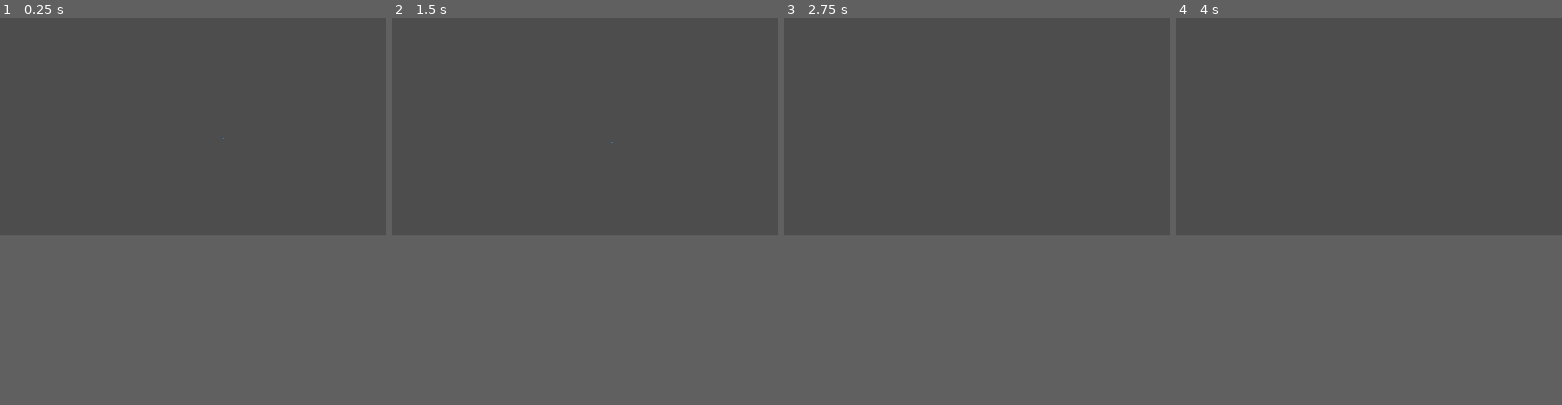
Above: before the commit, frames 1-4 (left to right).
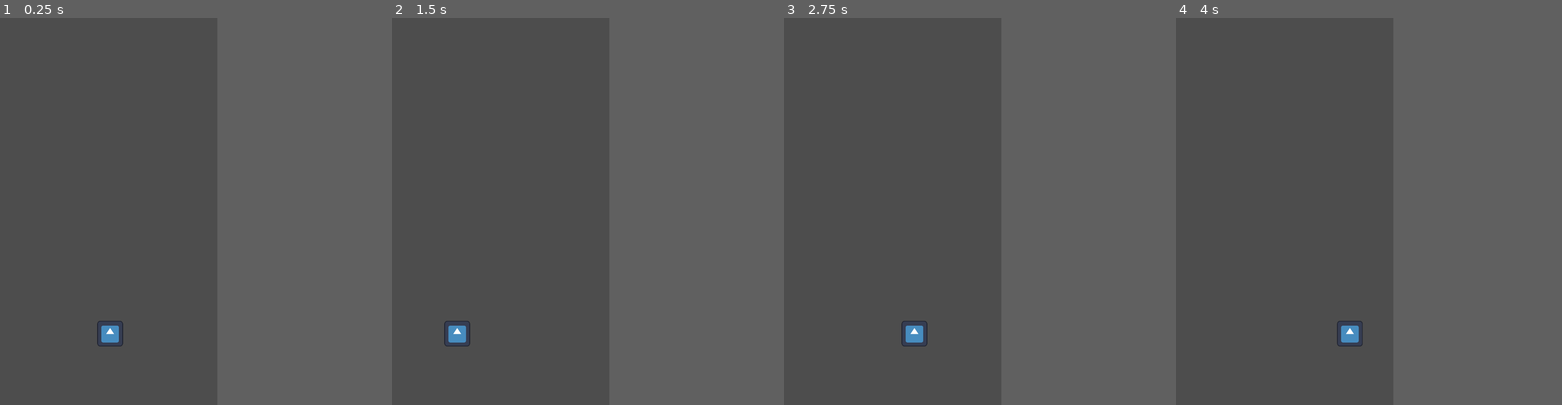
Above: after the commit, the same moments.

Repository: AstralTurtle/mhc-1-final
Game: Godot game, scene res://world.tscn
Same seed, same stepped clock (60 frames per second), same inputs: the game is played once before the commit and once after it. The engine's default icon, where the game draws it, is replaced by a stand-in: a white triangle on a blue panel in a dark square.
Inputs (mouse positions are in pixels of both pictures, inside the frame that each line leads up to):
- Up to frame 1 (0.25 s): no input
- Up to frame 2 (1.5 s): tap Enter at 0.5 s; move the mouse to (669, 114) at 0.52 s; hold Right (ui_right) 0.53-1.28 s; tap Space at 1.25 s; move the mouse to (507, 137) at 1.27 s; hold Down (ui_down) from 1.28 s (still down)
- Up to frame 3 (2.75 s): tap Enter at 2 s; move the mouse to (1015, 79) at 2.02 s; release Down (ui_down) at 2.03 s; hold Right (ui_right) from 2.03 s (still down)
- Up to frame 4 (4 s): tap Space at 2.75 s; move the mouse to (1349, 168) at 2.77 s; release Right (ui_right) at 2.78 s; hold Up (ui_up) 2.78-3.53 s; tap Enter at 3.5 s; move the mouse to (1484, 157) at 3.52 s; hold Left (ui_left) from 3.53 s (still down)
In our replay, the window is 799x449 before the commit and 450x800 after it. These sizes can differ from the game's own. Grey fills any space a smaller window leaves; there, only what the larger window draws over its background counts as a difference.

The runs differ from the first frame. In frame 1, 0.3% of the frame differs, in the area x 25-59%, y 31-85%; in frame 2, 0.3%, in the area x 13-58%, y 31-85%; in frame 3, 0.3%; in frame 4, 0.3%.

Commit message:
player controls (pc, maybe mobile?)

Diff:
--- /dev/null
+++ b/Player/player_horde.gd
@@ -0,0 +1,28 @@
+extends Node2D
+
+@onready var target_location: int = position.x
+
+@export var speed: float = 100.0
+
+@onready var cam: Camera2D = get_tree().root.get_node('World/Camera2D')
+
+
+# Called when the node enters the scene tree for the first time.
+func _ready() -> void:
+	pass # Replace with function body.
+# Debug the mouse position
+#func _draw():
+	#draw_circle(get_viewport().get_mouse_position(), 5, Color.RED)
+	#draw_circle(cam.get_screen_to_world(get_viewport().get_mouse_position()), 5 , Color.BLUE)
+
+
+# Called every frame. 'delta' is the elapsed time since the previous frame.
+func _physics_process(delta: float) -> void:
+	global_position.x = move_toward(global_position.x, target_location, speed)
+	#_draw()
+
+func _input(event: InputEvent) -> void:
+	if event is InputEventScreenDrag:
+		target_location = event.position.x
+	if event is InputEventMouseMotion:
+		target_location = get_global_mouse_position().x
--- /dev/null
+++ b/Player/player_horde.tscn
@@ -0,0 +1,10 @@
+[gd_scene load_steps=3 format=3 uid="uid://bwqxue42mfl4u"]
+
+[ext_resource type="Script" path="res://Player/player_horde.gd" id="1_drcei"]
+[ext_resource type="Texture2D" uid="uid://dq64r162jui7p" path="res://icon.svg" id="1_hblm2"]
+
+[node name="PlayerHorde" type="Node2D"]
+script = ExtResource("1_drcei")
+
+[node name="Sprite2D" type="Sprite2D" parent="."]
+texture = ExtResource("1_hblm2")
--- a/body.tscn
+++ /dev/null
@@ -1,20 +0,0 @@
-[gd_scene load_steps=4 format=3 uid="uid://b6ksmedhurv24"]
-
-[ext_resource type="Script" path="res://car.gd" id="1_6k6sm"]
-[ext_resource type="Texture2D" uid="uid://dq64r162jui7p" path="res://icon.svg" id="2_pi8x6"]
-
-[sub_resource type="RectangleShape2D" id="RectangleShape2D_bnd1u"]
-
-[node name="CharacterBody2D" type="CharacterBody2D"]
-motion_mode = 1
-script = ExtResource("1_6k6sm")
-
-[node name="Node2D" type="Node2D" parent="."]
-
-[node name="CollisionShape2D" type="CollisionShape2D" parent="."]
-shape = SubResource("RectangleShape2D_bnd1u")
-
-[node name="Sprite2D" type="Sprite2D" parent="."]
-position = Vector2(-0.250002, -0.249998)
-scale = Vector2(0.167969, 0.167969)
-texture = ExtResource("2_pi8x6")
--- a/car.gd
+++ /dev/null
@@ -1,22 +0,0 @@
-extends CharacterBody2D
-
-
-const SPEED = 50.0
-const rotation_speed = 0.4
-var momentum = Vector2.ZERO
-
-
-
-func _physics_process(delta: float) -> void:
-
-	# As good practice, you should replace UI actions with custom gameplay actions.
-	var direction := Input.get_axis("ui_left", "ui_right")
-	if direction:
-		rotate(direction * rotation_speed)
-	var accelerate := Input.get_axis("ui_down","ui_up")
-	if accelerate:
-		momentum += transform.x * SPEED * accelerate
-	velocity = momentum
-	momentum = momentum.move_toward(Vector2.ZERO, 0.1)
-
-	move_and_slide()
--- a/project.godot
+++ b/project.godot
@@ -14,3 +14,13 @@
 run/main_scene="res://world.tscn"
 config/features=PackedStringArray("4.3", "Forward Plus")
 config/icon="res://icon.svg"
+
+[display]
+
+window/size/viewport_width=1080
+window/size/viewport_height=1920
+window/size/mode=2
+window/stretch/mode="viewport"
+window/stretch/aspect="keep_width"
+window/handheld/orientation=1
+window/vsync/vsync_mode=0
--- a/world.tscn
+++ b/world.tscn
@@ -1,11 +1,20 @@
-[gd_scene load_steps=2 format=3 uid="uid://dwkncs3fqhpgy"]
+[gd_scene load_steps=3 format=3 uid="uid://dwkncs3fqhpgy"]
 
-[ext_resource type="PackedScene" uid="uid://b6ksmedhurv24" path="res://body.tscn" id="1_n0bkl"]
+[ext_resource type="PackedScene" uid="uid://bwqxue42mfl4u" path="res://Player/player_horde.tscn" id="1_angm3"]
 
-[node name="Node2D" type="Node2D"]
+[sub_resource type="SegmentShape2D" id="SegmentShape2D_u0kte"]
+b = Vector2(-128, 0)
 
-[node name="CharacterBody2D" parent="." instance=ExtResource("1_n0bkl")]
-position = Vector2(377, 149)
+[node name="World" type="Node2D"]
+
+[node name="PlayerHorde" parent="." instance=ExtResource("1_angm3")]
+position = Vector2(1, 1)
 
 [node name="Camera2D" type="Camera2D" parent="."]
-zoom = Vector2(0.24, 0.24)
+position = Vector2(-6, -605)
+
+[node name="StaticBody2D" type="StaticBody2D" parent="."]
+position = Vector2(533, 107)
+
+[node name="CollisionShape2D" type="CollisionShape2D" parent="StaticBody2D"]
+shape = SubResource("SegmentShape2D_u0kte")
Not shown, added: worBD9A.tmp
